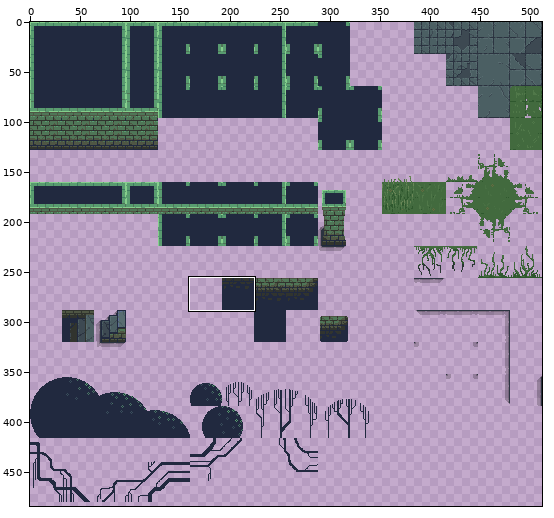
Edited in one commit: sprite sheet (assets/bg/tileset.png). The picture above shows the old version from afar; the outline marks the close-up.
Close-up. Before:
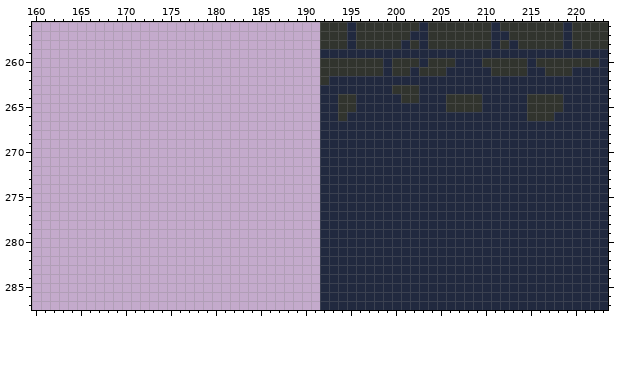
The file is 512x512 pixels. Pixels under 10% opacity are left out. Colours within 5 levels of each other are drawn and written as one. Shown: x 160..223, y 256..287. The wide view leaves out empty margins.
The same view after the edit:
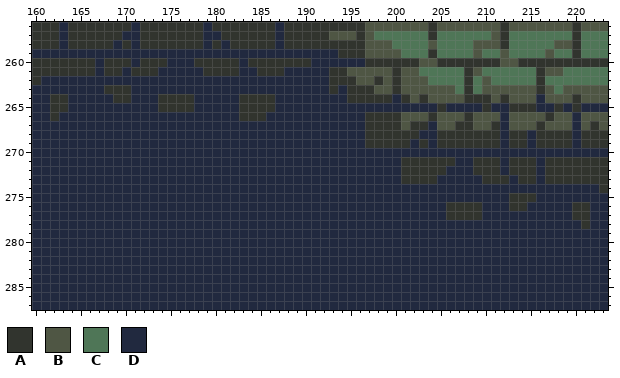
Palette (. is transparent): A #31342e  B #4f5644  C #4f7657  D #21293f
From old to new:
Changed rows in their new state; - is an unchanged pixel.
first column x 160:
256 AAADAAAAAAADAAAAAAADAAAAAAADAAAA---A-BBBBBBB-BBBBBBB-BBBBBBB-BBB
257 AAADAAAAAADDAAAAAAADDAAAAAADAAAA-BBB-BCCCCCC-CCCCCCBACCCCCCC-CCC
258 AAADAAAAADADAAAAAAADADAAAAADAAAA---A-BBBCCCCBCCCCBBB-CCCCCBB-CCC
259 DDDDDDDDDDDDDDDDDDDDDDDDDDDDDDDD--AAABBBBCCCACCCCBCCBCCCCBCCACCC
260 AAAAAAADAAADAAADDDAAAAADAAAAAAADDDDDD--A---BB--AAA--BB-A-------A
261 AAAAAAADAADAAADDDDDAAAADDAAADDDDD--BBBBB-BBCCCCCABCCCCCCABBCCCCC
262 ADDDDDDDDDDDDDDDDDDDDDDDDDDDDDDDDAAABBABABBBCCCCACBCCCCCACCCCCCC
263 DDDDDDDDAAADDDDDDDDDDDDDDDDDDDDD-A-AAABB-BBBBBBCACBBBBBBABCBBBBB
264 DDAADDDDDAADDDAAAADDDDDAAAADDDDD--D-AAAA--BABBBB--ABABBBDBBBABBB
265 DDAADDDDDDDDDDAAAADDDDDAAAADDDDD--DD---------ADDDDA--AA-DD--A---
266 DDADDDDDDDDDDDDDDDDDDDDAAADDDDDD--D--AAAABBBABBBABBB-BBBB-BB-BBB
267 DDDDDDDDDDDDDDDDDDDDDDDDDDDDDDDD-----AAAABAA-BBAABBA-BBBABBB-BAB
268 DDDDDDDDDDDDDDDDDDDDDDDDDDDDDDDD-----AAAAAA--AAAAAAA-AA-AAAA-AAA
269 DDDDDDDDDDDDDDDDDDDDDDDDDDDDDDDD-----AAAAA-A-AAAAAAA-AA-AAAA-AAA
270 DDDDDDDDDDDDDDDDDDDDDDDDDDDDDDDD--------------------------------
271 DDDDDDDDDDDDDDDDDDDDDDDDDDDDDDDD---------AAAAAA--AAA-AAA-AAAAAAA
272 DDDDDDDDDDDDDDDDDDDDDDDDDDDDDDDD---------AAAAA---AAA-AAA-AAAAAAA
273 DDDDDDDDDDDDDDDDDDDDDDDDDDDDDDDD---------AAAA-----AAA-AA-AAAAAAA
274 DDDDDDDDDDDDDDDDDDDDDDDDDDDDDDDD-------------------------------A
275 DDDDDDDDDDDDDDDDDDDDDDDDDDDDDDDD---------------------AAA--------
276 DDDDDDDDDDDDDDDDDDDDDDDDDDDDDDDD--------------AAAA---AA-----AA--
277 DDDDDDDDDDDDDDDDDDDDDDDDDDDDDDDD--------------AAAA----------AA--
278 DDDDDDDDDDDDDDDDDDDDDDDDDDDDDDDD-----------------------------A--
279 DDDDDDDDDDDDDDDDDDDDDDDDDDDDDDDD--------------------------------
280 DDDDDDDDDDDDDDDDDDDDDDDDDDDDDDDD--------------------------------
281 DDDDDDDDDDDDDDDDDDDDDDDDDDDDDDDD--------------------------------
282 DDDDDDDDDDDDDDDDDDDDDDDDDDDDDDDD--------------------------------
283 DDDDDDDDDDDDDDDDDDDDDDDDDDDDDDDD--------------------------------
284 DDDDDDDDDDDDDDDDDDDDDDDDDDDDDDDD--------------------------------
285 DDDDDDDDDDDDDDDDDDDDDDDDDDDDDDDD--------------------------------
286 DDDDDDDDDDDDDDDDDDDDDDDDDDDDDDDD--------------------------------
287 DDDDDDDDDDDDDDDDDDDDDDDDDDDDDDDD--------------------------------
Pixel boxes of the changes (left, top, right, bottom) in both close-ups:
changed: (32, 22, 608, 310)
